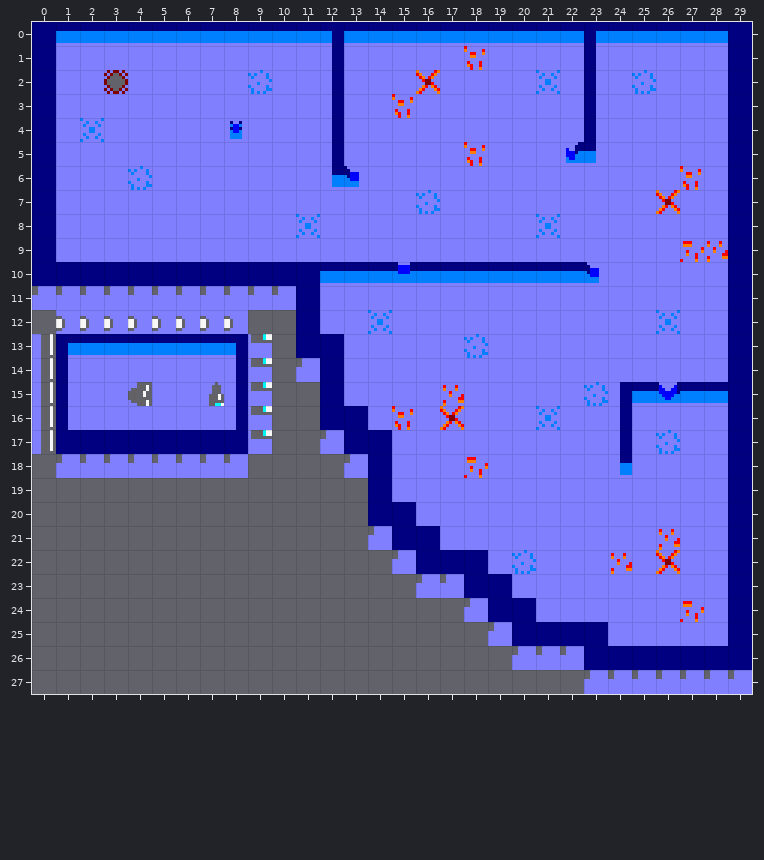
Two versions of a level (Tiled map, splatun/assets/World1/Level4/Level4.tmx). The picture above is the old version.
Cells are 8x8 px. Shown: x 0..29, y 0..27.
The result:
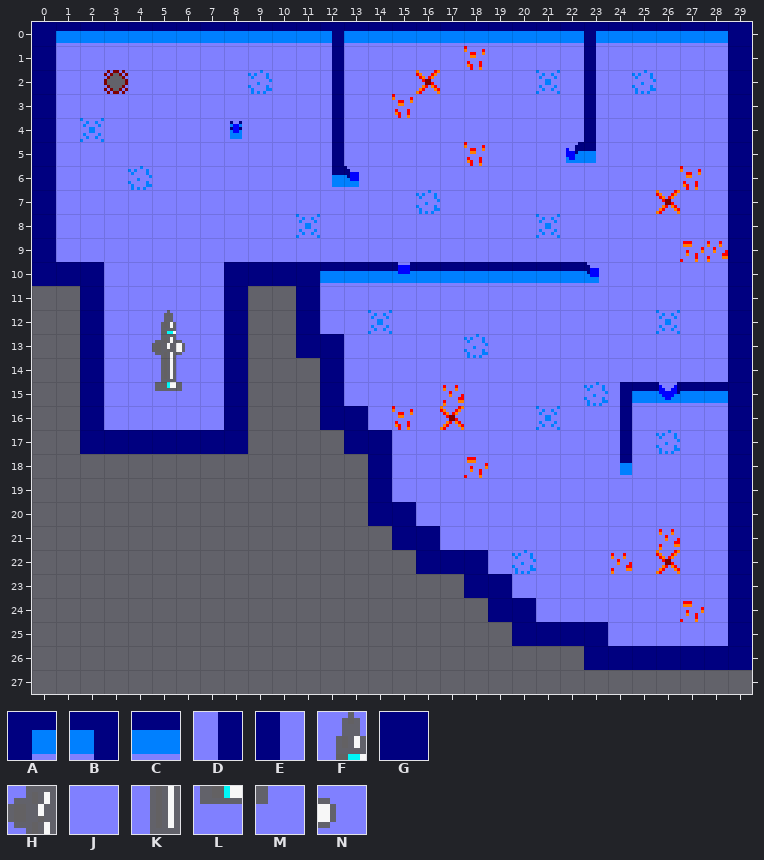
Key: from "Tileset": A 0, B 2, C 3, D 8, E 9, F 13, G 14, H 15, J 16, K 25, L 26, M 27, N 28.
_ is an empty cell, . an unchanged one.
Edits made:
--- layer "Tile Layer 1"
@@ x 0..13 @@
-10 ...GGGGG......
-11 MMMMMMMMMMM...
-12 .NNNNNNNN.....
-13 KACCCCCCBL....
-14 KEJ..J..DL.M..
-15 KEJ.HJJFDL....
-16 KEJ.....DL....
-17 KG.......L..M.
-18 .MMMMMMMM....M
+10 ...JJJJJ......
+11 __GJJJJJG__...
+12 ._GJJFJJG.....
+13 __GJJHNJG_....
+14 __G..K..G_._..
+15 __G.JLMJG_....
+16 __G.....G_....
+17 __......._.._.
+18 .________...._
@@ x 14..29 @@
-21 M...............
-22 .M..............
-23 ..MM............
-24 ....M...........
-25 .....M..........
-26 ......MMM.......
-27 .........MMMMMMM
+21 _...............
+22 ._..............
+23 ..__............
+24 ...._...........
+25 ....._..........
+26 ......___.......
+27 ........._______
Changed places in both pictures, as pixel boxes (x1, y1, x2, y2):
changed: (32, 262, 296, 478)
removed: (296, 358, 320, 382)
removed: (320, 430, 368, 478)
removed: (368, 526, 752, 694)
